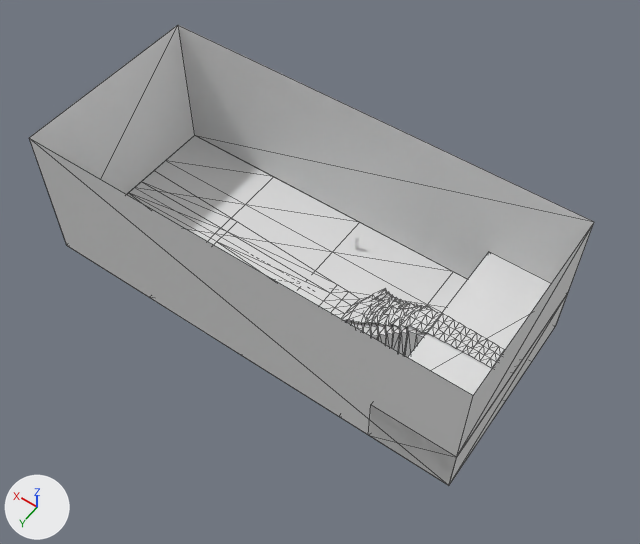
Before and after pictures for a commit that changed the FBX model PlayAwardSrc/Assets/PlayAward/Gfx/FBX/entrada/entrada.FBX.
The view is the same before and after, from a 50 mm camera at (-32.2, 42.1, 69.7) aimed at (-2.9, 1.2, 5.4). Arrows for +X, +Y and +Z are at lower left; the lights stay in place. Mesh edges are drawn as thin lines on the coarser meshes. Where no turn or scale is listed for an object, it has been applied to the vertices.

Before the edit, the objects in view are built like this:
```python
me_mesh = bpy.data.meshes.new('Mesh')
me_mesh.from_pydata(...)  # 294 vertices, 584 faces; spans x -3.73..4.69, y -4.0..4.0, z 0.0..4.81
me_mesh_003 = bpy.data.meshes.new('Mesh.003')
me_mesh_003.from_pydata(...)  # 132 vertices, 192 faces; spans x -19.0..25.9, y -3.1..3.0, z -7.0..-1.6
me_mesh_004 = bpy.data.meshes.new('Mesh.004')
me_mesh_004.from_pydata(...)  # a box spanning x -4.1..4.1, y -10.0..10.0, z 0.0..5.3
me_mesh_005 = bpy.data.meshes.new('Mesh.005')
me_mesh_005.from_pydata(...)  # 4 vertices, 2 faces; spans x 0.0, y -10.0..10.0, z -4.8..4.8
me_mesh_006 = bpy.data.meshes.new('Mesh.006')
me_mesh_006.from_pydata(...)  # 4 vertices, 2 faces; spans x -22.5..22.5, y 0.0, z -7.5..7.5
me_mesh_007 = bpy.data.meshes.new('Mesh.007')
me_mesh_007.from_pydata(...)  # 4 vertices, 2 faces; spans x -22.5..22.5, y 0.0, z -7.5..7.5
me_mesh_008 = bpy.data.meshes.new('Mesh.008')
me_mesh_008.from_pydata(...)  # 4 vertices, 2 faces; spans x 0.0, y -10.0..10.0, z -7.5..7.5
ob_alfombra = bpy.data.objects.new('alfombra', me_mesh_003)
ob_alfombra.location = (-3.51, 0.0, 7.09)
ob_escaleras = bpy.data.objects.new('escaleras', me_mesh)
ob_escaleras.location = (-10.63, 0.0, 0.0)
ob_pared = bpy.data.objects.new('pared', me_mesh_005)
ob_pared.location = (-22.49, -0.03, 10.1)
ob_pared_lado = bpy.data.objects.new('pared_lado', me_mesh_006)
ob_pared_lado.location = (0.0, 10.0, 7.47)
ob_pared_lado001 = bpy.data.objects.new('pared_lado001', me_mesh_007)
ob_pared_lado001.location = (0.0, -10.0, 7.47)
ob_plane001 = bpy.data.objects.new('Plane001', me_mesh_008)
ob_plane001.location = (22.48, -0.01, 7.5)
ob_planta_superior = bpy.data.objects.new('planta_superior', me_mesh_004)
ob_planta_superior.location = (-18.42, 0.0, 0.0)
# also in view: 'suelo' at (0.0, 0.0, 0.0)
```
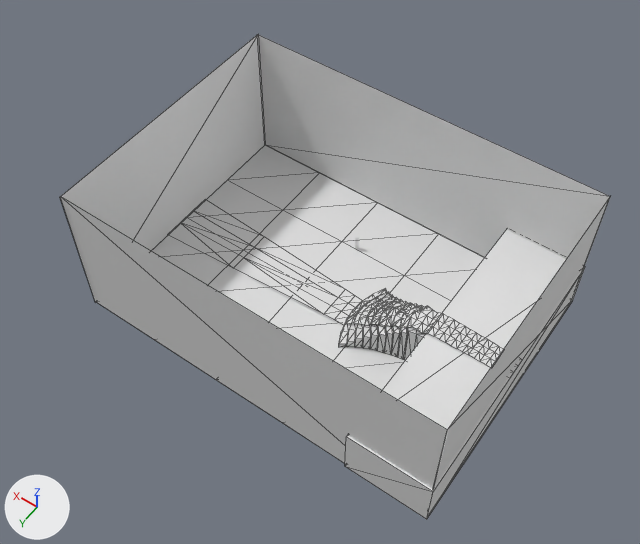
Commit message: ENTRADA PLACEHOLDERx2

Where the newer file only moved an object's origin or applied its transform, the numbers keep the older frame.

Pixel boxes (x1, y1, x2, y2) of what changed, in the pictures (640 x 544 px; the box of a moved part takes in the faces that stretch with it):
'pared_lado', reshaped, moved: before (29, 138, 473, 486); after (61, 197, 447, 489)
'pared_lado001', reshaped, moved: before (178, 25, 594, 325); after (258, 35, 610, 259)
'Plane001', reshaped, moved: before (29, 25, 195, 194); after (60, 34, 265, 303)
'planta_superior', mesh rescaled (20% wider, 24% taller): before (368, 252, 568, 484); after (345, 230, 585, 519)
'alfombra', reshaped (7% narrower, 10% shorter): before (126, 171, 505, 368); after (168, 200, 522, 378)
'pared', reshaped: before (457, 223, 594, 456); after (434, 196, 611, 488)
part 5 of me_mesh_003, moved or reshaped: before (126, 171, 448, 336); after (168, 200, 448, 336)

Diff of the bpy script that builds the scene:
```diff
--- a/PlayAwardSrc/Assets/PlayAward/Gfx/FBX/entrada/entrada.FBX.py
+++ b/PlayAwardSrc/Assets/PlayAward/Gfx/FBX/entrada/entrada.FBX.py
@@ me_mesh_005 @@
 me_mesh_005.from_pydata(...)  # 4 vertices, 2 faces; spans x 0.0, y -10.0..10.0, z -4.8..4.8
-me_mesh_005.vertices[0].co = (0.0, 10.0, -4.8)  # pixel (456, 456)
-me_mesh_005.vertices[1].co = (0.0, -10.0, -4.8)  # pixel (568, 292)
-me_mesh_005.vertices[2].co = (0.0, 10.0, 4.8)  # pixel (473, 395)
-me_mesh_005.vertices[3].co = (0.0, -10.0, 4.8)  # pixel (594, 222)
+# me_mesh_005 part 1
+me_mesh_005.vertices[0].co = (0.1, -13.4, -10.1)  # pixel (571, 301)
+me_mesh_005.vertices[1].co = (0.1, 13.4, -10.1)  # pixel (427, 516)
+me_mesh_005.vertices[2].co = (0.1, -13.4, 4.9)  # pixel (610, 195)
+me_mesh_005.vertices[3].co = (0.1, 13.4, 4.9)  # pixel (447, 429)
@@ me_mesh_003 @@
-me_mesh_003.from_pydata(...)  # 132 vertices, 192 faces; spans x -19.0..25.9, y -3.1..3.0, z -7.0..-1.6
+me_mesh_003.from_pydata(...)  # 132 vertices, 192 faces; spans x -19.0..18.6, y -3.1..3.0, z -7.0..-1.6
+# me_mesh_003 part 5: 76 of 132 vertices moved; they spanned x -11.0..25.9, y -3.1..3.0, z -7.0..-1.6 and now span x -11.0..18.6, y -3.1..3.0, z -7.0..-1.6; mean shift (-0.9, 0.0, 0.0); largest move (25.9, 1.0, -7.0) -> (18.6, 1.0, -7.0)
@@ me_mesh_008 @@
 me_mesh_008.from_pydata(...)  # 4 vertices, 2 faces; spans x 0.0, y -10.0..10.0, z -7.5..7.5
-me_mesh_008.vertices[0].co = (0.0, 10.0, -7.5)  # pixel (67, 245)
-me_mesh_008.vertices[1].co = (0.0, -10.0, -7.5)  # pixel (194, 135)
-me_mesh_008.vertices[2].co = (0.0, 10.0, 7.5)  # pixel (29, 137)
-me_mesh_008.vertices[3].co = (0.0, -10.0, 7.5)  # pixel (178, 24)
+# me_mesh_008 part 3
+me_mesh_008.vertices[0].co = (0.0, 13.5, -7.5)  # pixel (95, 302)
+me_mesh_008.vertices[1].co = (0.0, -13.5, -7.5)  # pixel (265, 144)
+me_mesh_008.vertices[2].co = (0.0, 13.5, 7.5)  # pixel (59, 197)
+me_mesh_008.vertices[3].co = (0.0, -13.5, 7.5)  # pixel (258, 33)
@@ me_mesh_004 @@
 me_mesh_004.from_pydata(...)  # 8 vertices, 12 faces; spans x -4.1..4.1, y -10.0..10.0, z 0.0..5.3
+# me_mesh_004 part 6: the whole mesh is scaled about its middle by (1, 1.36, 1)
@@ me_mesh_007 @@
 me_mesh_007.from_pydata(...)  # 4 vertices, 2 faces; spans x -22.5..22.5, y 0.0, z -7.5..7.5
-me_mesh_007.vertices[0].co = (22.5, 0.0, -7.5)  # pixel (194, 135)
-me_mesh_007.vertices[1].co = (-22.5, 0.0, -7.5)  # pixel (556, 325)
-me_mesh_007.vertices[2].co = (22.5, 0.0, 7.5)  # pixel (178, 25)
-me_mesh_007.vertices[3].co = (-22.5, 0.0, 7.5)  # pixel (594, 221)
+# me_mesh_007 part 2
+me_mesh_007.vertices[0].co = (18.8, 0.0, -7.5)  # pixel (264, 144)
+me_mesh_007.vertices[1].co = (-18.8, 0.0, -7.5)  # pixel (570, 301)
+me_mesh_007.vertices[2].co = (18.8, 0.0, 7.5)  # pixel (257, 34)
+me_mesh_007.vertices[3].co = (-18.8, 0.0, 7.5)  # pixel (610, 196)
@@ me_mesh_006 @@
 me_mesh_006.from_pydata(...)  # 4 vertices, 2 faces; spans x -22.5..22.5, y 0.0, z -7.5..7.5
-me_mesh_006.vertices[0].co = (-22.5, 0.0, -7.5)  # pixel (449, 485)
-me_mesh_006.vertices[1].co = (22.5, 0.0, -7.5)  # pixel (66, 245)
-me_mesh_006.vertices[2].co = (-22.5, 0.0, 7.5)  # pixel (473, 395)
-me_mesh_006.vertices[3].co = (22.5, 0.0, 7.5)  # pixel (29, 138)
+# me_mesh_006 part 4
+me_mesh_006.vertices[0].co = (-18.8, 0.0, -7.5)
+me_mesh_006.vertices[1].co = (18.8, 0.0, -7.5)  # pixel (95, 301)
+me_mesh_006.vertices[2].co = (-18.8, 0.0, 7.5)  # pixel (447, 429)
+me_mesh_006.vertices[3].co = (18.8, 0.0, 7.5)  # pixel (60, 196)
@@ ob_plane001 @@
 ob_plane001 = bpy.data.objects.new('Plane001', me_mesh_008)
-ob_plane001.location = (22.48, -0.01, 7.5)
+ob_plane001.location = (15.06, -0.01, 7.5)
@@ ob_pared_lado001 @@
 ob_pared_lado001 = bpy.data.objects.new('pared_lado001', me_mesh_007)
-ob_pared_lado001.location = (0.0, -10.0, 7.47)
+ob_pared_lado001.location = (-3.62, -13.4, 7.47)
@@ ob_pared_lado @@
 ob_pared_lado = bpy.data.objects.new('pared_lado', me_mesh_006)
-ob_pared_lado.location = (0.0, 10.0, 7.47)
+ob_pared_lado.location = (-3.61, 13.4, 7.47)
```
